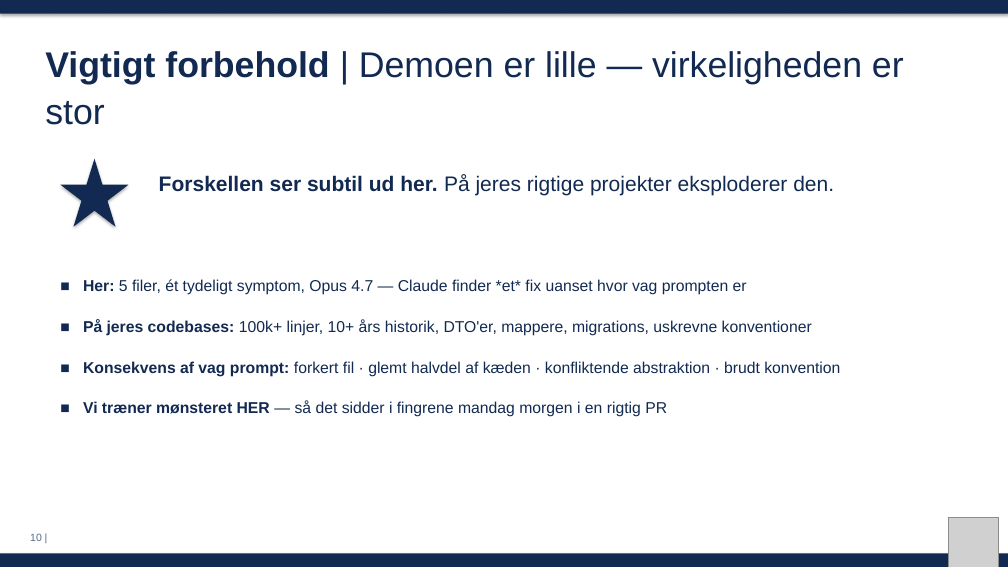
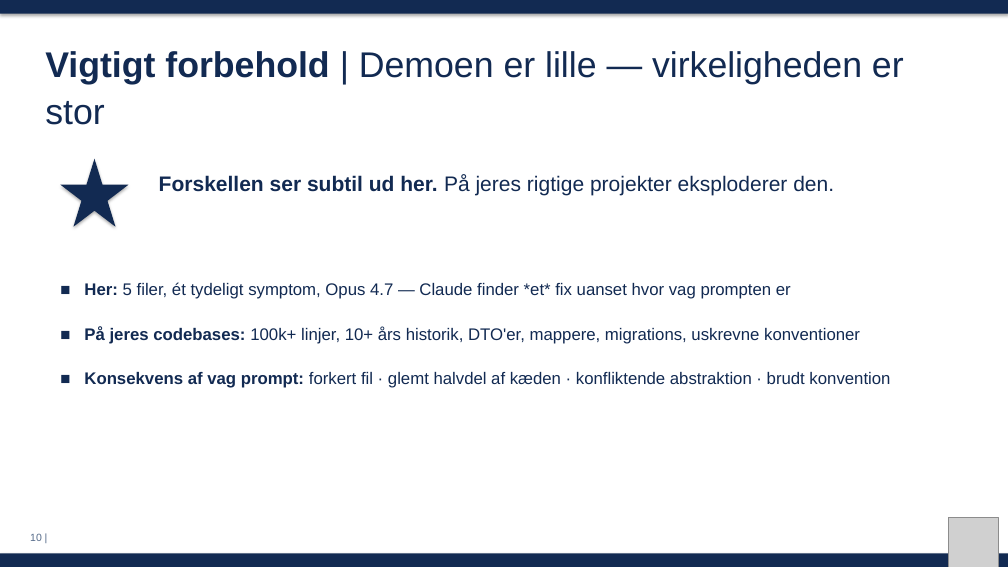
Before and after one commit to MatiasGramkow/EDCxClaudeWorkshop, a slide deck: slide 10 of slides/session1.pptx. Drawn at 1008x567 pixels with LibreOffice and Linux fonts; fonts in the diff are those of the drawing; grey boxes stand for pictures. Boxes give left, top, right and bottom in pixels: in the first picture for what was removed or moved away, otherwise in the second. Text is boxed around its words. In the diff, an @@ line names an element or a change of style, - is before the commit and + after.

```diff
--- a/slides/session1.pptx
+++ b/slides/session1.pptx
@@ text "■ Her: 5 filer, ét ..." at <box>84,282,890,388</box>: size 15 to 16 pt; line spacing 1.6 to 1.7 @@
@@ text at <box>83,401,667,417</box>: paragraph removed @@
-■ Vi træner mønsteret HER — så det sidder i fingrene mandag morgen i en rigtig PR
```
Also in this commit, not shown: 1 other slide changed, 1 other file.
